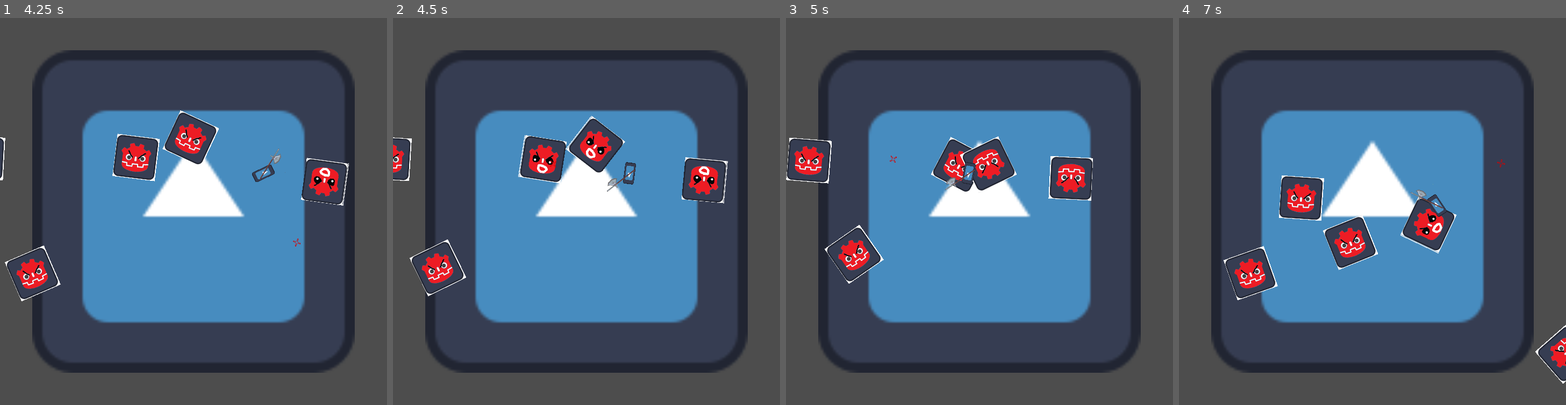
Above: before the commit, frames 1-4 (left to right).
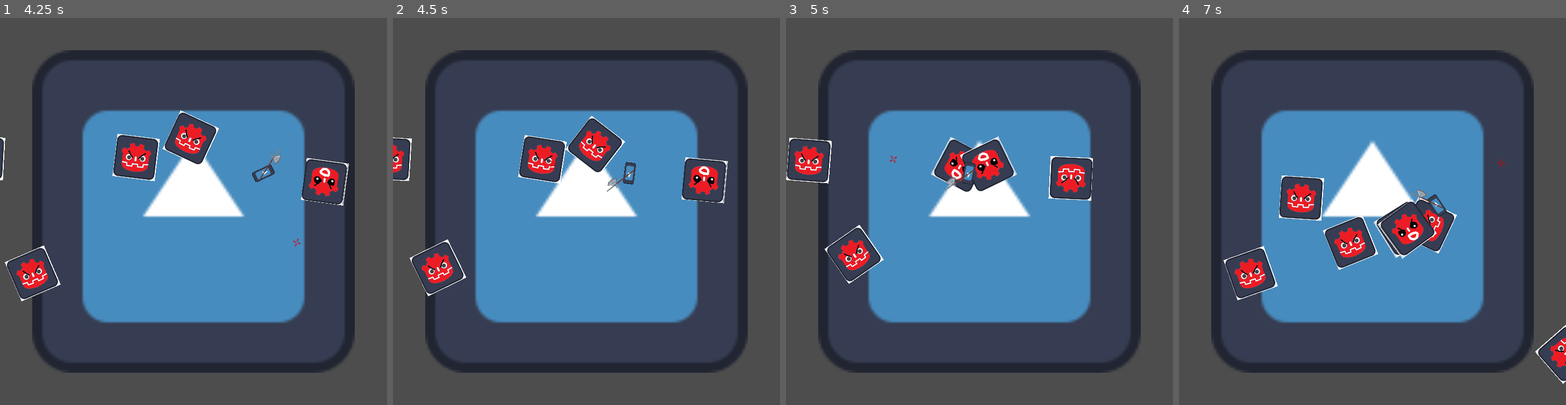
Above: after the commit, the same moments.

Repository: pkettune/halberd_arena
Game: Godot game, scene res://scenes/Main.tscn
The game is run twice, just before and just after one commit, with the same random seed, the same clock (stepped at 60 frames per second) and the same inputs. The engine's default icon, where the game draws it, is replaced by a stand-in: a white triangle on a blue panel in a dark square.
Inputs (mouse positions are in pixels of both pictures, inside the frame that each line leads up to):
- Up to frame 1 (4.25 s): move the mouse to (278, 192) at 0.52 s; press the mouse at (278, 192) at 0.53 s; hold D (right) 0.53-1.28 s; move the mouse to (116, 230) at 1.27 s; release the mouse at (116, 230) at 1.28 s; hold S (down) 1.28-2.03 s; right-click (116, 230) at 1.35 s; move the mouse to (232, 126) at 2.02 s; press the mouse at (232, 126) at 2.03 s; hold D (right) 2.03-2.78 s; move the mouse to (174, 288) at 2.77 s; release the mouse at (174, 288) at 2.78 s; hold W (up) 2.78-3.53 s; right-click (174, 288) at 2.85 s; move the mouse to (309, 269) at 3.52 s; press the mouse at (309, 269) at 3.53 s; hold A (left) from 3.53 s (still down)
- Up to frame 2 (4.5 s): keep holding A (left); move the mouse to (470, 153) at 4.27 s; release the mouse at (470, 153) at 4.28 s; right-click (470, 153) at 4.35 s
- Up to frame 3 (5 s): keep holding A (left)
- Up to frame 4 (7 s): move the mouse to (1391, 211) at 5.02 s; release A (left) at 5.03 s; press the mouse at (1391, 211) at 5.03 s; hold S (down) 5.03-5.78 s; move the mouse to (1314, 114) at 5.77 s; release the mouse at (1314, 114) at 5.78 s; hold D (right) 5.78-6.53 s; right-click (1314, 114) at 5.85 s; move the mouse to (1457, 192) at 6.52 s; press the mouse at (1457, 192) at 6.53 s; hold W (up) from 6.53 s (still down)

Frame 1 is identical in both runs. In frame 2, 0.7% of the frame differs, in the area x 32-60%, y 25-43%; in frame 3, 0.6%; in frame 4, 1.5%, in the area x 50-72%, y 46-63%.

Commit message:
collisions working properly

Diff:
--- a/scenes/enemy.tscn
+++ b/scenes/enemy.tscn
@@ -52,7 +52,8 @@
 [node name="Hurtbox" type="Area2D" parent="."]
 position = Vector2(32, 30)
 collision_layer = 32
-collision_mask = 48
+collision_mask = 18
+monitorable = false
 script = ExtResource("3_tfr72")
 
 [node name="CollisionShape2D" type="CollisionShape2D" parent="Hurtbox"]
--- a/scenes/player.tscn
+++ b/scenes/player.tscn
@@ -1,11 +1,15 @@
-[gd_scene load_steps=5 format=3 uid="uid://bss165o1gdb1g"]
+[gd_scene load_steps=7 format=3 uid="uid://bss165o1gdb1g"]
 
 [ext_resource type="Script" path="res://scripts/player.gd" id="1_fli1f"]
+[ext_resource type="Script" path="res://scripts/Hurtbox.gd" id="2_3ytr2"]
 [ext_resource type="Texture2D" uid="uid://barb5gwt3xaqt" path="res://pictures/icon.svg" id="2_br26d"]
 [ext_resource type="Texture2D" uid="uid://s5ymxgirvhss" path="res://pictures/crosshair.png" id="5_sky78"]
 
 [sub_resource type="RectangleShape2D" id="RectangleShape2D_tcdnn"]
 size = Vector2(16, 36)
+
+[sub_resource type="RectangleShape2D" id="RectangleShape2D_0y8mp"]
+size = Vector2(16.3516, 36.2708)
 
 [node name="Player" type="Node2D" node_paths=PackedStringArray("crosshair")]
 script = ExtResource("1_fli1f")
@@ -23,6 +27,15 @@
 scale = Vector2(0.15625, 0.3125)
 texture = ExtResource("2_br26d")
 
+[node name="PlayerHurtBox" type="Area2D" parent="PlayerBody"]
+collision_layer = 32
+collision_mask = 4
+script = ExtResource("2_3ytr2")
+
+[node name="CollisionShape2D" type="CollisionShape2D" parent="PlayerBody/PlayerHurtBox"]
+position = Vector2(0.334019, 0.263596)
+shape = SubResource("RectangleShape2D_0y8mp")
+
 [node name="Crosshair" type="Node2D" parent="."]
 position = Vector2(-17.1026, -0.33371)
 scale = Vector2(2, 2)
@@ -34,3 +47,6 @@
 [node name="ShootPosition" type="Marker2D" parent="."]
 position = Vector2(11.5869, -0.00113487)
 scale = Vector2(1.1, 1.1)
+
+[connection signal="area_entered" from="PlayerBody/PlayerHurtBox" to="." method="_on_player_hurt_box_area_entered"]
+[connection signal="body_entered" from="PlayerBody/PlayerHurtBox" to="." method="_on_player_hurt_box_body_entered"]
--- a/scenes/weapon.tscn
+++ b/scenes/weapon.tscn
@@ -46,8 +46,8 @@
 script = ExtResource("1_vd6j2")
 
 [node name="Halberd" type="CharacterBody2D" parent="."]
-collision_layer = 0
-collision_mask = 34
+collision_layer = 2
+collision_mask = 0
 
 [node name="WeaponSprite" type="Sprite2D" parent="Halberd"]
 position = Vector2(16, -15)
@@ -55,8 +55,8 @@
 hframes = 8
 
 [node name="HitBox" type="Area2D" parent="Halberd"]
-collision_layer = 16
-collision_mask = 0
+collision_layer = 18
+collision_mask = 4
 monitoring = false
 script = ExtResource("3_yj8vd")
 
--- a/scripts/player.gd
+++ b/scripts/player.gd
@@ -5,6 +5,7 @@
 @export var aim_radius: int = 100
 
 var deadzone = 0.2
+var health = 3
 
 func _ready():
 
@@ -30,3 +31,20 @@
 	look_at(position + look_vector.normalized())
 
 	crosshair.position = Vector2(aim_radius, 0)
+
+
+
+func _on_player_hurt_box_area_entered(area):
+	print("ouch")
+	health -= 1
+
+	if health <= 0:
+		queue_free()
+
+#
+#func _on_player_hurt_box_body_entered(body):
+#	print("oof")
+#	health -= 1
+#
+#	if health <= 0:
+#		queue_free()
